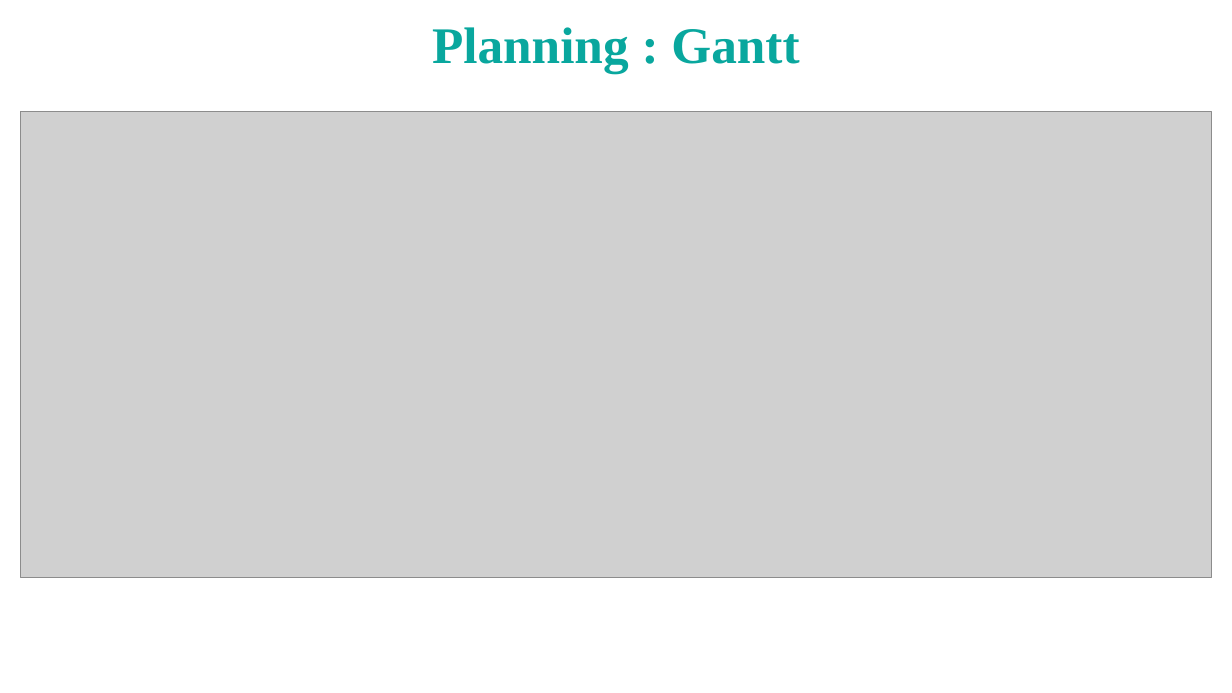
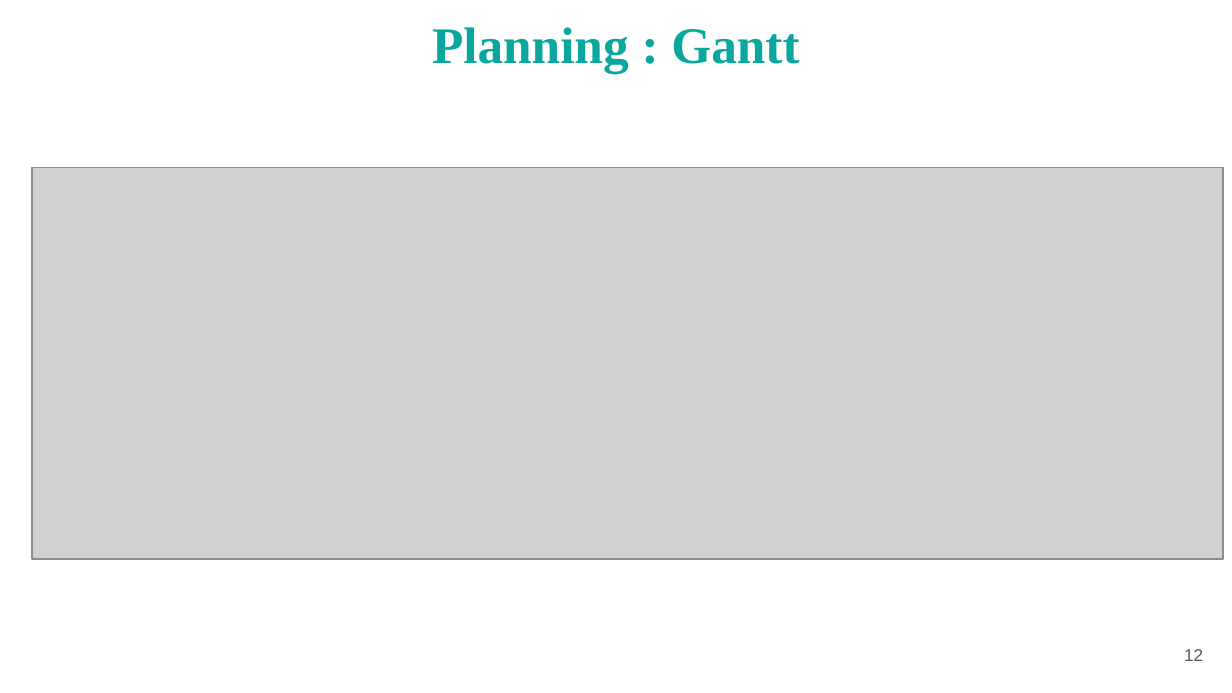
Before and after one commit to SaiedS/Gari, a slide deck: slide 12 of Rapport_Stage_GroupeB_PowerPoint.pptx (slide 10 before the commit). Drawn at 1232x693 pixels with LibreOffice and Linux fonts; fonts in the diff are those of the drawing; grey boxes stand for pictures. Boxes give left, top, right and bottom in pixels: in the first picture for what was removed or moved away, otherwise in the second. Text is boxed around its words. In the diff, an @@ line names an element or a change of style, - is before the commit and + after.

```diff
--- a/Rapport_Stage_GroupeB_PowerPoint.pptx
+++ b/Rapport_Stage_GroupeB_PowerPoint.pptx
@@ picture: place and size @@
-picture at (21, 112, 1212, 578)
+picture at (32, 168, 1223, 559)
@@ page number added at (1184, 649, 1203, 661), 10 pt, text #595959 @@
+12
```
Also in this commit, not shown: 10 other slides changed, 2 slides added, 1 slide removed, 3 other files.
